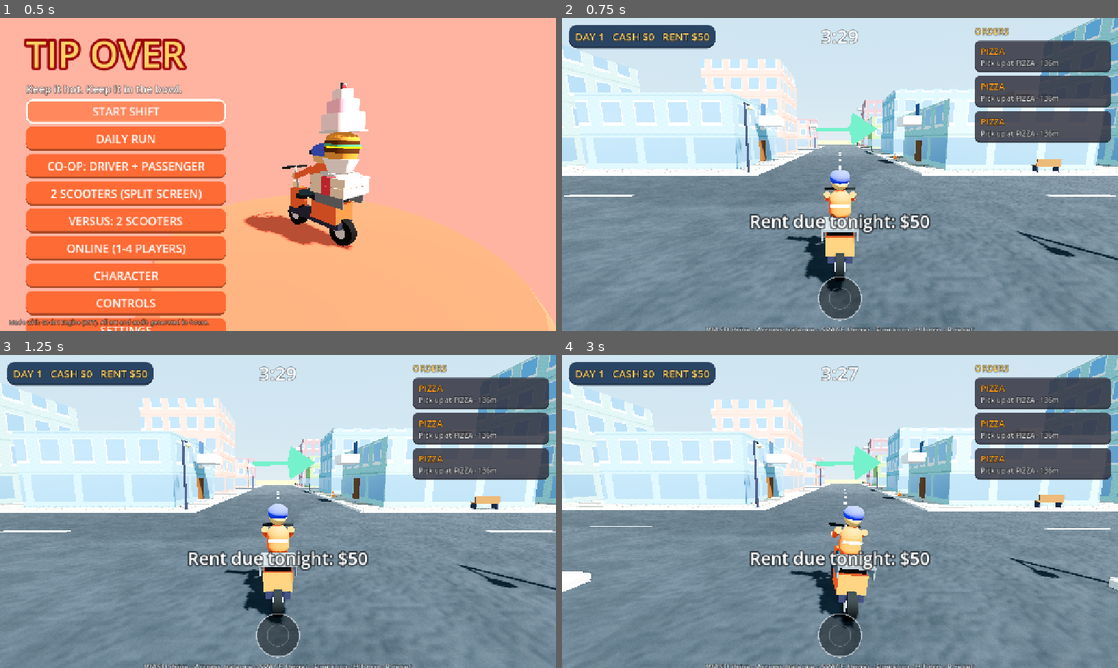
Above: before the commit, frames 1-4 (two rows, left to right).
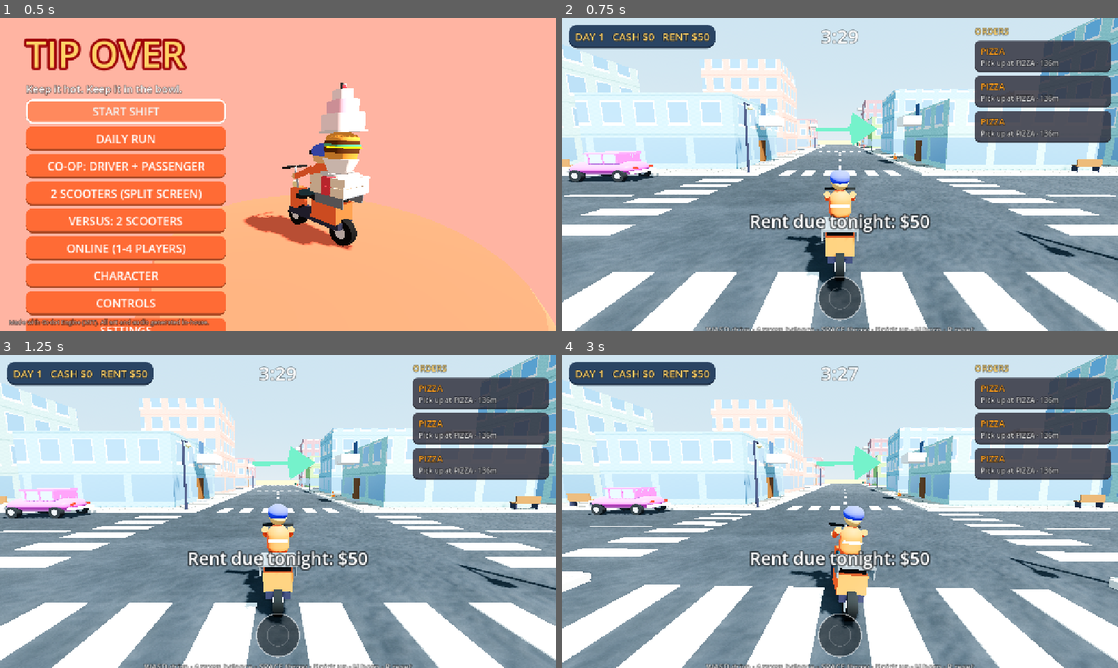
Above: after the commit, the same moments.

Repository: rraeyz/Hot_Delivery
Game: Godot game, scene res://scenes/main.tscn
Same seed, same stepped clock (60 frames per second), same inputs: the game is played once before the commit and once after it.
Inputs (mouse positions are in pixels of both pictures, inside the frame that each line leads up to):
- Up to frame 1 (0.5 s): no input
- Up to frame 2 (0.75 s): click "START SHIFT" at 0.5 s
- Up to frame 3 (1.25 s): no input
- Up to frame 4 (3 s): tap Enter (p2_throw) at 1.25 s; move the mouse to (962, 495) at 1.27 s; hold D (p1_right) 1.28-2.03 s; tap H (p1_horn) at 1.35 s; move the mouse to (728, 527) at 2.02 s; hold S (p1_brake) 2.03-2.78 s; tap W (p1_throttle) at 2.1 s; move the mouse to (895, 442) at 2.77 s; hold D (p1_right) from 2.78 s (still down); tap Down (p2_bal_back) at 2.85 s

Frame 1 is identical in both runs. In frame 2, 14% of the frame differs, in the area x 0-100%, y 40-100%; in frame 3, 15%; in frame 4, 16%, in the area x 0-100%, y 42-100%.

Commit message:
Rounded cars, parked cars, crosswalks; lane markings batched in MultiMesh
Co-Authored-By: Claude Opus 5.5 <noreply@anthropic.com>
Claude-Session: https://claude.ai/code/session_01JFvHhZrpuE6HWb489Piese

Diff:
--- a/scripts/npcs.gd
+++ b/scripts/npcs.gd
@@ -1,6 +1,41 @@
 class_name Npcs
 extends RefCounted
 ## Traffic cars and dogs.
+
+
+## Rounded little car: body, tapered cabin, glass, bumpers, lights, wheels with hubs.
+static func car_body(p: Node3D, c: Color) -> void:
+	var body := MeshInstance3D.new()
+	var cm := CapsuleMesh.new()
+	cm.radius = 0.55
+	cm.height = 4.1
+	body.mesh = cm
+	body.rotation.x = PI / 2
+	body.scale = Vector3(1.8, 1.0, 0.75)
+	body.position = Vector3(0, 0.75, 0)
+	body.material_override = U.mat(c, false, 0.35)
+	p.add_child(body)
+	var glass := Color("#9ec9e3")
+	U.box(p, Vector3(1.62, 0.55, 2.0), glass, Vector3(0, 1.38, 0.2)).material_override = U.mat(glass, false, 0.08)
+	for z in [-0.75, 0.1, 0.95]:
+		U.box(p, Vector3(1.66, 0.55, 0.1), c.darkened(0.1), Vector3(0, 1.38, z + 0.2))  # pillars
+	U.box(p, Vector3(1.7, 0.1, 2.1), c, Vector3(0, 1.7, 0.2))  # roof
+	U.box(p, Vector3(1.9, 0.18, 0.2), Color("#dee2e6"), Vector3(0, 0.55, -2.05))
+	U.box(p, Vector3(1.9, 0.18, 0.2), Color("#dee2e6"), Vector3(0, 0.55, 2.05))
+	for x in [-0.6, 0.6]:
+		var hl := U.box(p, Vector3(0.35, 0.16, 0.05), Color("#fff3b0"), Vector3(x, 0.82, -2.06))
+		var m := StandardMaterial3D.new()
+		m.albedo_color = Color("#fff3b0")
+		m.emission_enabled = true
+		m.emission = Color("#fff3b0")
+		hl.material_override = m
+		U.box(p, Vector3(0.3, 0.14, 0.05), Color("#d00000"), Vector3(x, 0.82, 2.06))
+	for x in [-0.92, 0.92]:
+		for z in [-1.3, 1.3]:
+			var w := U.cyl(p, 0.36, 0.36, 0.28, Color("#151515"), Vector3(x, 0.36, z))
+			w.rotation.z = PI / 2
+			var hub := U.cyl(p, 0.18, 0.18, 0.3, Color("#adb5bd"), Vector3(x, 0.36, z))
+			hub.rotation.z = PI / 2
 
 
 class Car extends AnimatableBody3D:
@@ -29,15 +64,7 @@
 		cs.shape = sh
 		cs.position = Vector3(0, 0.95, 0)
 		add_child(cs)
-		U.box(self, Vector3(2.0, 0.8, 4.0), c, Vector3(0, 0.7, 0))
-		U.box(self, Vector3(1.8, 0.7, 2.2), c.lightened(0.2), Vector3(0, 1.45, 0.2))
-		U.box(self, Vector3(1.82, 0.5, 2.0), Color("#a8dadc"), Vector3(0, 1.45, 0.2))
-		for x in [-0.95, 0.95]:
-			for z in [-1.3, 1.3]:
-				var w := U.cyl(self, 0.38, 0.38, 0.3, Color("#111111"), Vector3(x, 0.38, z))
-				w.rotation.z = PI / 2
-		U.box(self, Vector3(0.4, 0.2, 0.05), Color("#fff3b0"), Vector3(-0.6, 0.8, -2.0))
-		U.box(self, Vector3(0.4, 0.2, 0.05), Color("#fff3b0"), Vector3(0.6, 0.8, -2.0))
+		Npcs.car_body(self, c)
 		_pick_dir(true)
 
 	func _node_pos(p: Vector2i) -> Vector3:
--- a/scripts/world.gd
+++ b/scripts/world.gd
@@ -180,14 +180,44 @@
 			[Vector3(-half_road - 0.5, 1, size * 0.5), Vector3(1, 2, size + 14)],
 			[Vector3(size + half_road + 0.5, 1, size * 0.5), Vector3(1, 2, size + 14)]]:
 		U.static_box(self, w[1], Color("#e9c46a"), w[0])
-	# lane dashes
+	# lane dashes + crosswalks, batched into one MultiMesh each (thousands of stripes, one draw call)
 	var n: int = city.n
+	var dashes := []
+	var stripes := []
 	for i in n + 1:
 		for j in n:
 			for k in 4:
 				var t := (j + 0.5) * CityGen.PITCH + (k - 1.5) * 8.0
-				U.box(self, Vector3(0.25, 0.02, 3.0), Color("#f1faee"), Vector3(i * CityGen.PITCH, 0.01, t))
-				U.box(self, Vector3(3.0, 0.02, 0.25), Color("#f1faee"), Vector3(t, 0.01, i * CityGen.PITCH))
+				dashes.append(Transform3D(Basis.IDENTITY, Vector3(i * CityGen.PITCH, 0.01, t)))
+				dashes.append(Transform3D(Basis(Vector3.UP, PI / 2), Vector3(t, 0.01, i * CityGen.PITCH)))
+	for i in n + 1:
+		for j in n + 1:
+			var c := Vector3(i * CityGen.PITCH, 0.012, j * CityGen.PITCH)
+			for side in [Vector3(0, 0, 1), Vector3(0, 0, -1), Vector3(1, 0, 0), Vector3(-1, 0, 0)]:
+				var across := Vector3(side.z, 0, side.x)
+				for s in 6:
+					var p: Vector3 = c + side * 7.5 + across * ((s - 2.5) * 1.6)
+					stripes.append(Transform3D(Basis(Vector3.UP, atan2(side.x, side.z)), p))
+	_multimesh(dashes, Vector3(0.25, 0.02, 3.0), Color("#f1faee"))
+	_multimesh(stripes, Vector3(0.8, 0.02, 2.6), Color("#f8f9fa"))
+	# parked cars along the curbs
+	for k in 18:
+		var b: Dictionary = city.blocks[rng.randi() % city.blocks.size()]
+		var side := rng.randi() % 4
+		var off := CityGen.BLOCK * 0.5 + 1.4
+		var t := rng.randf_range(-12, 12)
+		var pos: Vector3 = b.center + [Vector3(off, 0, t), Vector3(-off, 0, t), Vector3(t, 0, off), Vector3(t, 0, -off)][side]
+		var pc := StaticBody3D.new()
+		pc.position = pos
+		pc.rotation.y = 0.0 if side < 2 else PI / 2
+		var pcs := CollisionShape3D.new()
+		var psh := BoxShape3D.new()
+		psh.size = Vector3(2.0, 1.5, 4.0)
+		pcs.shape = psh
+		pcs.position = Vector3(0, 0.95, 0)
+		pc.add_child(pcs)
+		Npcs.car_body(pc, Color.from_hsv(rng.randf(), 0.55, 0.85))
+		add_child(pc)
 	# blocks
 	for b in city.blocks:
 		var c: Vector3 = b.center
@@ -263,6 +293,22 @@
 		U.box(bench, Vector3(1.8, 0.5, 0.08), Color("#8b5e34"), Vector3(0, 0.75, 0.22))
 		for x in [-0.8, 0.8]:
 			U.box(bench, Vector3(0.06, 0.45, 0.45), Color("#2b2d42"), Vector3(x, 0.22, 0))
+
+
+func _multimesh(xforms: Array, size: Vector3, c: Color) -> void:
+	var mm := MultiMesh.new()
+	mm.transform_format = MultiMesh.TRANSFORM_3D
+	var bm := BoxMesh.new()
+	bm.size = size
+	bm.material = U.mat(c)
+	mm.mesh = bm
+	mm.instance_count = xforms.size()
+	for i in xforms.size():
+		mm.set_instance_transform(i, xforms[i])
+	var mi := MultiMeshInstance3D.new()
+	mi.multimesh = mm
+	mi.cast_shadow = GeometryInstance3D.SHADOW_CASTING_SETTING_OFF
+	add_child(mi)
 
 
 func _ramp(pos: Vector3, yaw: float, c: Color, scale_h: float) -> void:
Not shown, changed: PLAN.md
